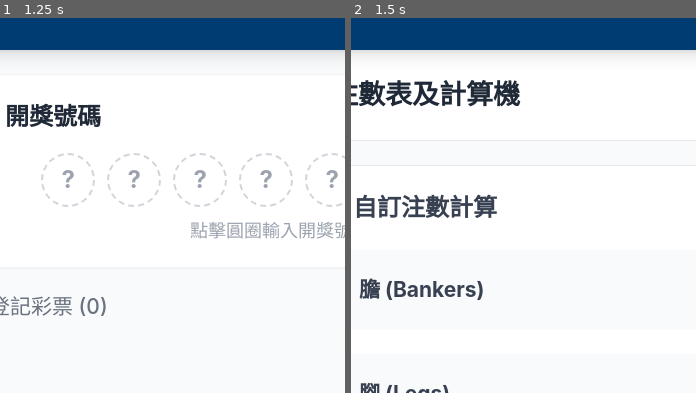
Above: before the commit, frames 1-2 (left to right).
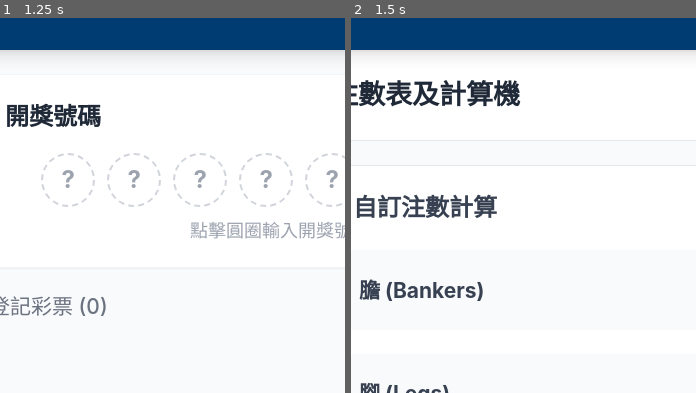
Above: after the commit, the same moments.

Repository: ky91Game/ky91Game.github.io
Game: browser game, page MK6_checking.html
The game is run twice, just before and just after one commit, with the same random seed, the same clock (stepped at 60 frames per second) and the same inputs.
Inputs:
- Up to frame 1 (1.25 s): no input
- Up to frame 2 (1.5 s): click "注數表" at 1.27 s
The pictures show only the part of the screen within x 9-59%, y 17-67%; the shares and areas given below are measured in that part.

Frame 1 is identical in both runs. In frame 2, 0.5% of the frame differs, in the area x 2-39%, y 69-76%.

Commit message:
Refactor calculator logic and improve touch actions

Diff:
--- a/MK6_checking.html
+++ b/MK6_checking.html
@@ -12,11 +12,23 @@
         html {
             /* 動態視窗比例縮放：手機維持 16px，隨螢幕加寬平滑放大，最高限制至 24px (1.5倍大) */
             font-size: clamp(16px, 2.5vw, 24px);
+            touch-action: manipulation;
         }
         body {
             font-family: 'Inter', sans-serif;
             background-color: #f3f4f6;
             -webkit-tap-highlight-color: transparent;
+            touch-action: manipulation;
+        }
+        /* 防止快速點擊 + / - 號時觸發瀏覽器縮放或選取文字 */
+        button, input, select, textarea {
+            touch-action: manipulation;
+            -webkit-user-select: none;
+            user-select: none;
+        }
+        input[type="text"], input[type="number"] {
+            -webkit-user-select: auto;
+            user-select: auto;
         }
         /* Custom scrollbar for a cleaner look */
         ::-webkit-scrollbar {
@@ -669,11 +681,18 @@
             let calcCombos = 0;
             let errorMsg = '';
             if (state.calcBankers + state.calcLegs < 6) {
-                errorMsg = '* 膽和腳的總數必須最少為6個';
+                errorMsg = state.calcLegs === 0 ? '* 號碼總數最少為 6 個' : '* 膽和腳的總數必須最少為 6 個';
+            } else if (state.calcLegs === 0) {
+                // 當「腳」為 0 時，膽數大於等於 6 視為複式計算
+                calcCombos = getCombinations(state.calcBankers, 6);
             } else if (state.calcBankers === 0) {
                 calcCombos = getCombinations(state.calcLegs, 6);
             } else {
-                calcCombos = getCombinations(state.calcLegs, 6 - state.calcBankers);
+                if (state.calcBankers > 5) {
+                    errorMsg = '* 膽拖投注「膽」最多只可選 5 個';
+                } else {
+                    calcCombos = getCombinations(state.calcLegs, 6 - state.calcBankers);
+                }
             }
             const calcTotalCost = calcCombos * state.calcUnitCost;
 
@@ -690,20 +709,23 @@
                             <h3 class="font-bold text-gray-700 mb-4 flex items-center"><i class="ph ph-math-operations mr-1.5 text-blue-600"></i> 自訂注數計算</h3>
 
                             <div class="flex items-center justify-between mb-4 bg-gray-50 p-2.5 rounded-lg">
-                                <span class="text-sm font-bold text-gray-700">膽 (Bankers)</span>
+                                <div>
+                                    <span class="text-sm font-bold text-gray-700">膽 (Bankers)</span>
+                                    ${state.calcLegs === 0 ? '<span class="text-[0.6875rem] text-blue-600 font-bold ml-1.5">(無腳時為複式)</span>' : ''}
+                                </div>
                                 <div class="flex items-center space-x-3">
-                                    <button onclick="if(state.calcBankers>0){state.calcBankers--; window.renderApp();}" class="w-8 h-8 rounded-full bg-white b …(161 unchanged characters)…
+                                    <button onclick="window.decrementCalcBankers()" class="w-8 h-8 rounded-full bg-white b …(161 unchanged characters)…
                                     <input type="number" inputmode="numeric" value="${state.calcBankers}" onblur="windo …(263 unchanged characters)…
-                                    <button onclick="if(state.calcBankers<5){state.calcBankers++; window.renderApp();}" class="w-8 h-8 rounded-full bg-white b …(160 unchanged characters)…
+                                    <button onclick="window.incrementCalcBankers()" class="w-8 h-8 rounded-full bg-white b …(160 unchanged characters)…
                                 </div>
                             </div>
 
                             <div class="flex items-center justify-between mb-4 bg-gray-50 p-2.5 rounded-lg">
                                 <span class="text-sm font-bold text-gray-700">腳 (Legs)</span>
                                 <div class="flex items-center space-x-3">
-                                    <button onclick="if(state.calcLegs>0){state.calcLegs--; window.renderApp();}" class="w-8 h-8 rounded-full bg-white b …(161 unchanged characters)…
+                                    <button onclick="window.decrementCalcLegs()" class="w-8 h-8 rounded-full bg-white b …(161 unchanged characters)…
                                     <input type="number" inputmode="numeric" value="${state.calcLegs}" onblur="window.s …(257 unchanged characters)…
-                                    <button onclick="if(state.calcLegs<49-state.calcBankers){state.calcLegs++; window.renderApp();}" class="w-8 h-8 rounded-full bg-white b …(160 unchanged characters)…
+                                    <button onclick="window.incrementCalcLegs()" class="w-8 h-8 rounded-full bg-white b …(160 unchanged characters)…
                                 </div>
                             </div>
 
@@ -1059,19 +1081,54 @@
             renderApp();
         };
 
+        window.incrementCalcBankers = () => {
+            const max = state.calcLegs === 0 ? 49 : 5;
+            if (state.calcBankers < max) {
+                state.calcBankers++;
+                renderApp();
+            }
+        };
+
+        window.decrementCalcBankers = () => {
+            if (state.calcBankers > 0) {
+                state.calcBankers--;
+                renderApp();
+            }
+        };
+
         window.setCalcBankers = (val) => {
             let num = parseInt(val) || 0;
             if (num < 0) num = 0;
-            if (num > 5) num = 5;
+            const max = state.calcLegs === 0 ? 49 : 5;
+            if (num > max) num = max;
             state.calcBankers = num;
-            // 修正腳數以避免超過上限
             if (state.calcLegs > 49 - num) state.calcLegs = 49 - num;
             renderApp();
+        };
+
+        window.incrementCalcLegs = () => {
+            if (state.calcBankers > 5) {
+                state.calcBankers = 5;
+                state.calcLegs = 1;
+            } else if (state.calcLegs < 49 - state.calcBankers) {
+                state.calcLegs++;
+            }
+            renderApp();
+        };
+
+        window.decrementCalcLegs = () => {
+            if (state.calcLegs > 0) {
+                state.calcLegs--;
+                renderApp();
+            }
         };
 
         window.setCalcLegs = (val) => {
             let num = parseInt(val) || 0;
             if (num < 0) num = 0;
+            if (num > 0 && state.calcBankers > 5) {
+                state.calcBankers = 5;
+            }
             if (num > 49 - state.calcBankers) num = 49 - state.calcBankers;
             state.calcLegs = num;
             renderApp();
@@ -1085,6 +1142,14 @@
         `;
         document.head.appendChild(style);
 
+        // 徹底防止 iOS / iPad 快速點擊放大及手勢放大
+        document.addEventListener('gesturestart', function (e) {
+            e.preventDefault();
+        });
+        document.addEventListener('dblclick', function (e) {
+            e.preventDefault();
+        });
+
         // Initial Render
         renderApp();
     </script>
